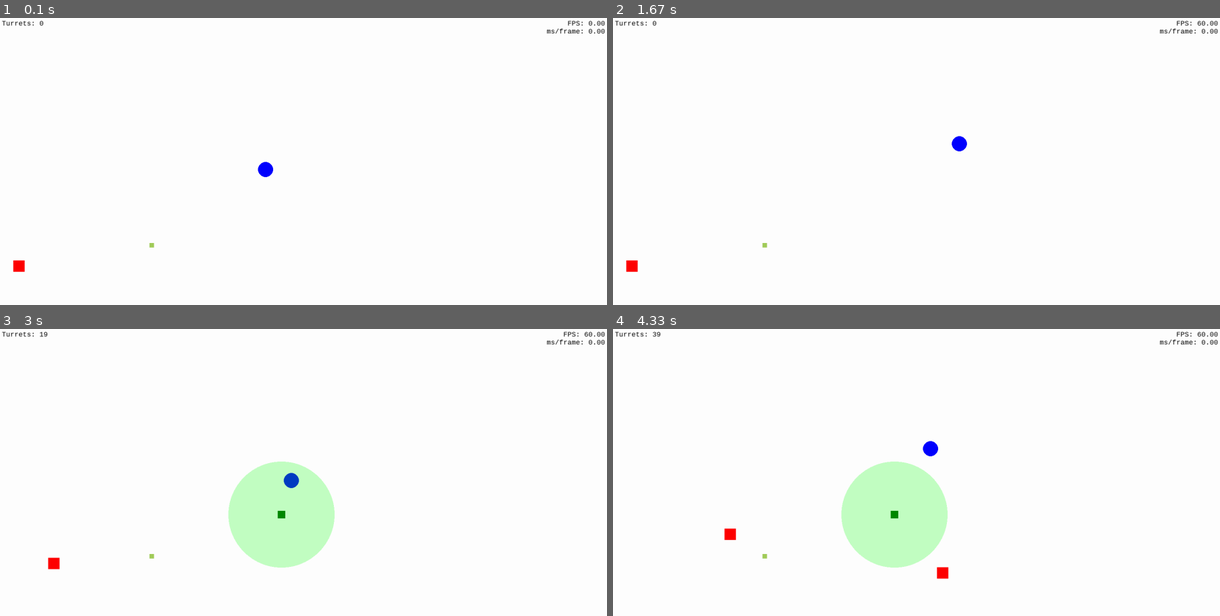
Above: before the commit, frames 1-4 (two rows, left to right).
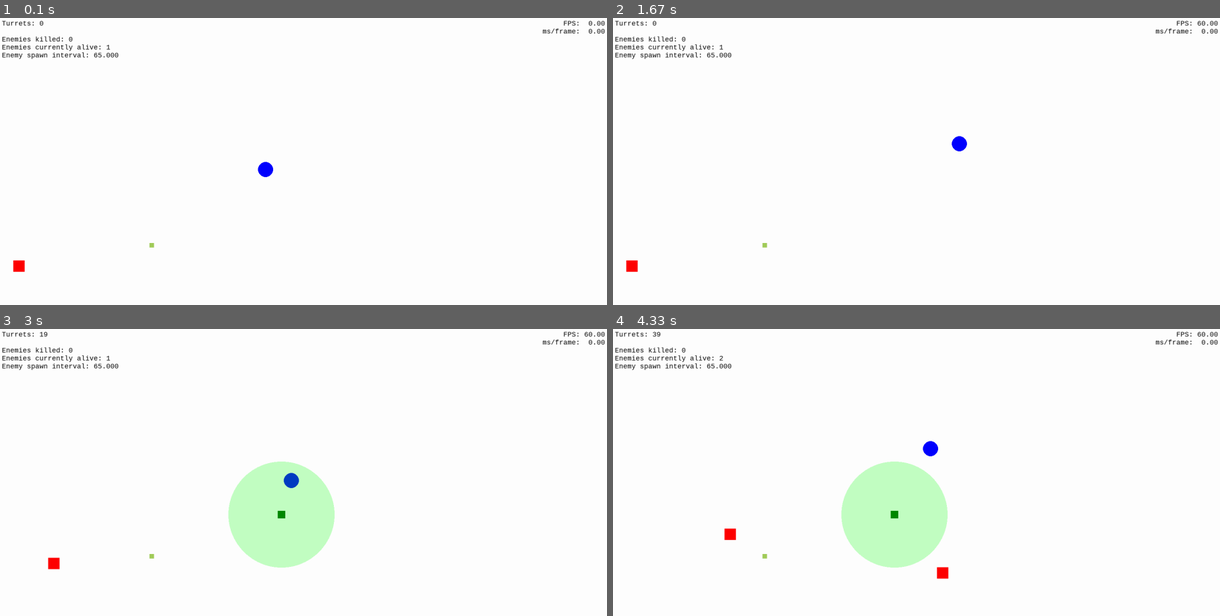
Above: after the commit, the same moments.

Repository: MarcellPerger1/game_with_pygame
Game: pygame game, started from main.py
Same seed, same stepped clock (60 frames per second), same inputs: the game is played once before the commit and once after it.
Inputs (mouse positions are in pixels of both pictures, inside the frame that each line leads up to):
- Up to frame 1 (0.1 s): no input
- Up to frame 2 (1.67 s): hold Right 0.33-0.8 s; hold Up 0.83-1.13 s; hold Right 1.17-1.63 s
- Up to frame 3 (3 s): hold Left 1.67-2.2 s; tap T at 1.82 s; click (279, 515) at 2.28 s; hold Down 2.57-2.87 s; move the mouse to (497, 489) at 2.6 s; hold Left from 2.9 s (still down)
- Up to frame 4 (4.33 s): tap T at 3.05 s; release Left at 3.3 s; hold Up 3.33-3.7 s; hold Right from 3.73 s (still down)

The runs differ from the first frame. In frame 1, 0.5% of the frame differs, in the area x 0-96%, y 0-15%; in frame 2, 0.5%; in frame 3, 0.5%; in frame 4, 0.5%.

Commit message:
feat: Add `EnemyInfoText`

Diff:
--- a/main.py
+++ b/main.py
@@ -167,6 +167,7 @@
         self.initial_enemy = EnemyWithHealth(self, Vec2(50, 655), 1, immobile=True)
         self.turrets_text = TurretsText(self)
         self.fps_text = FpsText(self, "FPS: N/A")
+        self.enemy_info_text = EnemyInfoText(self)
 
     def _init_components(self):
         print('[INFO] Initializing components')
@@ -376,7 +377,7 @@
 
     def render_text(self) -> pg.Surface:
         return self.fonts.monospace.render(
-            self.text, True, pg.color.Color('black'))
+            self.text, True, 'black')
 
     def get_rect(self) -> pg.Rect:
         return self.surf.get_rect(topleft=self.pos)
@@ -386,6 +387,25 @@
 
     def update(self, *args: Any, **kwargs: Any) -> None:
         self.set_text(f'Turrets: {self.player.turrets}')
+
+
+class EnemyInfoText(TextSprite):
+    def __init__(self, game: HasGame):
+        self.set_game(game)
+        extra_y = self.fonts.monospace.get_height() * 2
+        super().__init__(None, "(Loading enemy info...)", Vec2(5, 5) + Vec2(0, extra_y))
+
+    def render_text(self) -> pg.Surface:
+        return render_text(self.fonts.monospace, self.text, True, 'black')
+
+    def get_rect(self) -> pg.Rect:
+        return self.surf.get_rect(topleft=self.pos)
+
+    def update(self, *args: Any, **kwargs: Any) -> None:
+        spawn_interval = self.game.enemy_spawner.enemy_spawn_interval
+        self.set_text(f'Enemies killed: {self.player.enemies_killed}\n'
+                      f'Enemies currently alive: {len(self.game.enemies)}\n'
+                      f'Enemy spawn interval: {spawn_interval:.3f}')
 
 
 class FpsText(TextSprite):
@@ -402,8 +422,8 @@
 
     def update(self, *args: Any, **kwargs: Any) -> None:
         if self.curr_tick % 5 == 1:
-            self.set_text(f'FPS: {self.game.clock.get_fps():.2f}\n'
-                          f'ms/frame: {self.game.frame_time*1000:.2f}')
+            self.set_text(f'FPS: {self.game.clock.get_fps():>5.2f}\n'
+                          f'ms/frame: {self.game.frame_time*1000:>5.2f}')
 
 
 class Tutorial(UsesGame):
